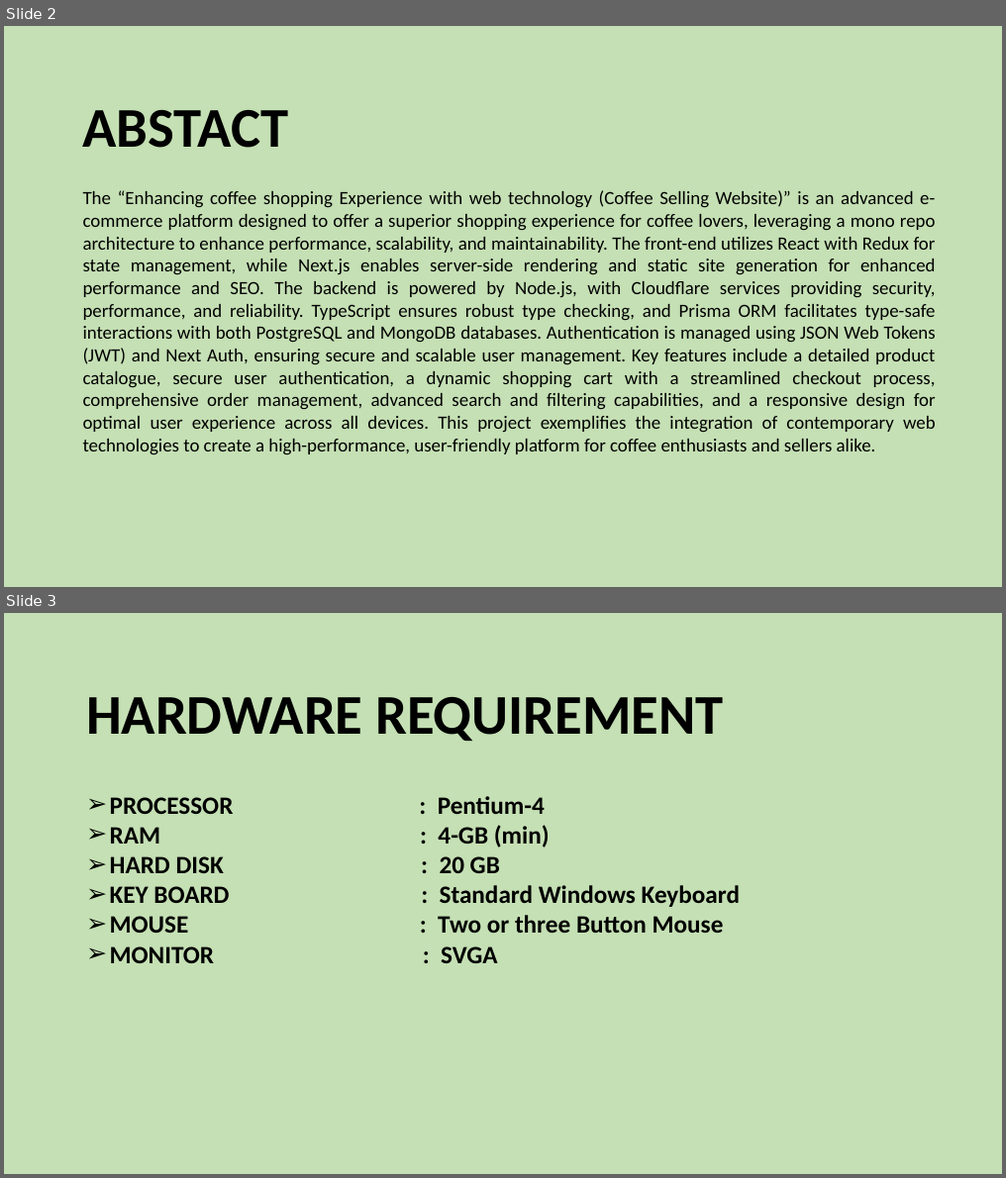
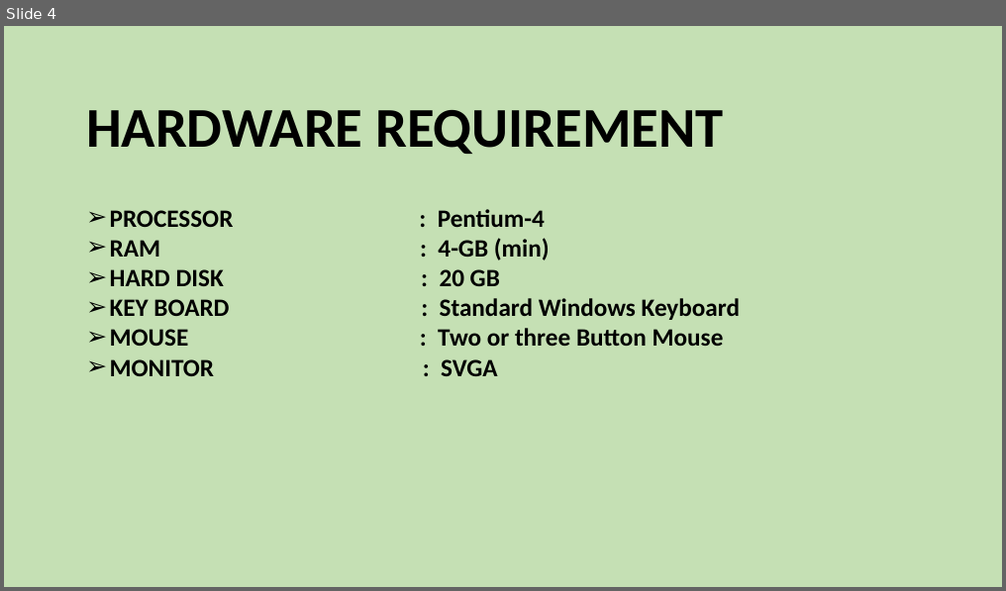
Before and after one commit to Ganesh01110/coffee-shop-fullstack2, a slide deck: configimg/sem-4project/sem4-presentation-1GaneshSahu.pptx. Shown one above the other, each under a label of ours: slides 2 and 3 before the commit, slide 4 after it. The pictures are 1006x1178 and 1006x591 pixels, drawn with LibreOffice and Linux fonts; fonts in the diff are those of the drawing. Boxes give left, top, right and bottom in pixels: in the first picture for what was removed or moved away, otherwise in the second. Text is boxed around its words. In the diff, an @@ line names an element or a change of style, - is before the commit and + after.

```diff
--- a/configimg/sem-4project/sem4-presentation-1GaneshSahu.pptx
+++ b/configimg/sem-4project/sem4-presentation-1GaneshSahu.pptx
@@ slide 2 removed at bbox=[4, 26, 1002, 587], background #C5E0B4 @@
@@ text removed at bbox=[83, 110, 289, 148] @@
-ABSTACT
@@ text removed at bbox=[83, 190, 936, 456] @@
-The “Enhancing coffee shopping Experience with web technology (Coffee Selling Website)” is an advanced e-commerce platform designed to offer a superior shopping experience for coffee lovers, leveraging a mono repo architecture to enhance performance, scalability, and maintainability. The front-end utilizes React with Redux for state management, while Next.js enables server-side rendering and static site generation for enhanced performance and SEO. The backend is powered by Node.js, with Cloudflare services providing security, performance, and reliability. TypeScript ensures robust type checking, and Prisma ORM facilitates type-safe interactions with both PostgreSQL and MongoDB databases. Authentication is managed using JSON Web Tokens (JWT) and Next Auth, ensuring secure and scalable user management. Key features include a detailed product catalogue, secure user authentication, a dynamic shopping cart with a streamlined checkout process, comprehensive order management, advanced search and filtering capabilities, and a responsive design for optimal user experience across all devices. This project exemplifies the integration of contemporary web technologies to create a high-performance, user-friendly platform for coffee enthusiasts and sellers alike.
@@ what was slide 3 is now slide 4 @@
```
Also in this commit, not shown: 2 slides changed, 13 slides added, 22 other files.
